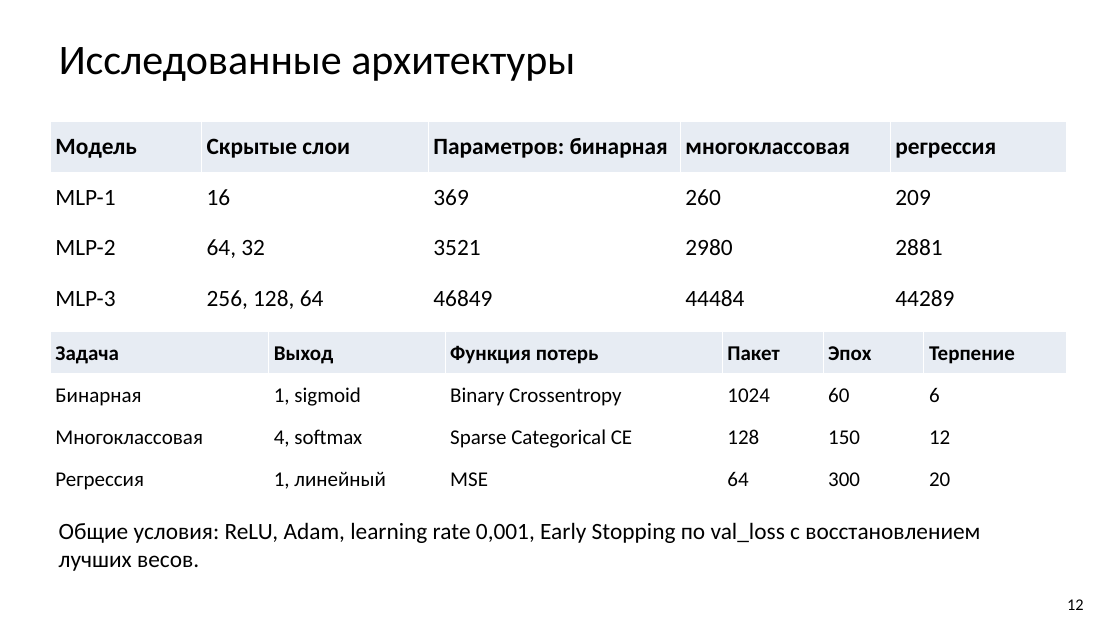
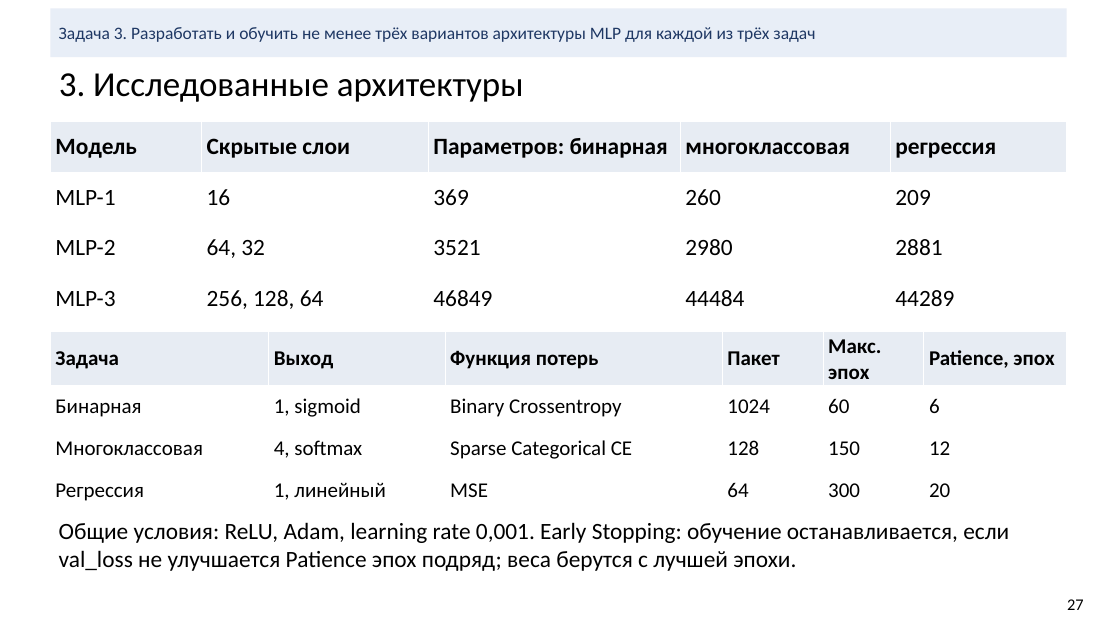
Before and after one commit to bigflyy/nn-uni, a slide deck: slide 27 of labs/lab1/nn-lab-1.pptx (slide 12 before the commit). Drawn at 1120x630 pixels with LibreOffice and Linux fonts; fonts in the diff are those of the drawing. Boxes give left, top, right and bottom in pixels: in the first picture for what was removed or moved away, otherwise in the second. Text is boxed around its words. In the diff, an @@ line names an element or a change of style, - is before the commit and + after.

```diff
--- a/labs/lab1/nn-lab-1.pptx
+++ b/labs/lab1/nn-lab-1.pptx
@@ rectangle added at [50,8,1067,57], fill #E8EEF7, 15 pt, text #1F3864 @@
+Задача 3. Разработать и обучить не менее трёх вариантов архитектуры MLP для каждой из трёх задач
@@ title at [59,73,524,102]: text changed; size 36 to 30 pt @@
-Исследованные архитектуры
+3. Исследованные архитектуры
@@ table at [50,332,1067,505] @@
-row 1, column 5: Эпох
+row 1, column 5: Макс. эпох
-row 1, column 6: Терпение
+row 1, column 6: Patience, эпох
@@ text at [59,522,1009,571]: text changed @@
-Общие условия: ReLU, Adam, learning rate 0,001, Early Stopping по val_loss с восстановлением лучших весов.
+Общие условия: ReLU, Adam, learning rate 0,001. Early Stopping: обучение останавливается, если val_loss не улучшается Patience эпох подряд; веса берутся с лучшей эпохи.
@@ text at [1067,599,1084,610]: text changed @@
-12
+27
```
Also in this commit, not shown: 41 other slides changed, 19 slides added, 2 slides removed, 19 other files.
